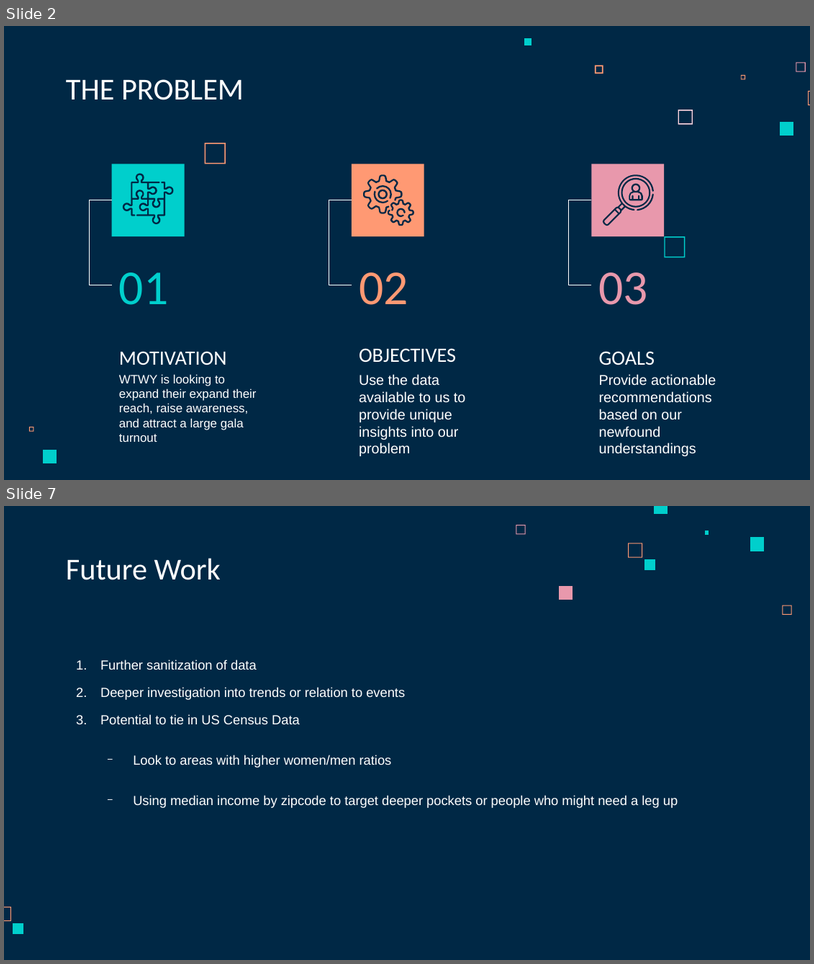
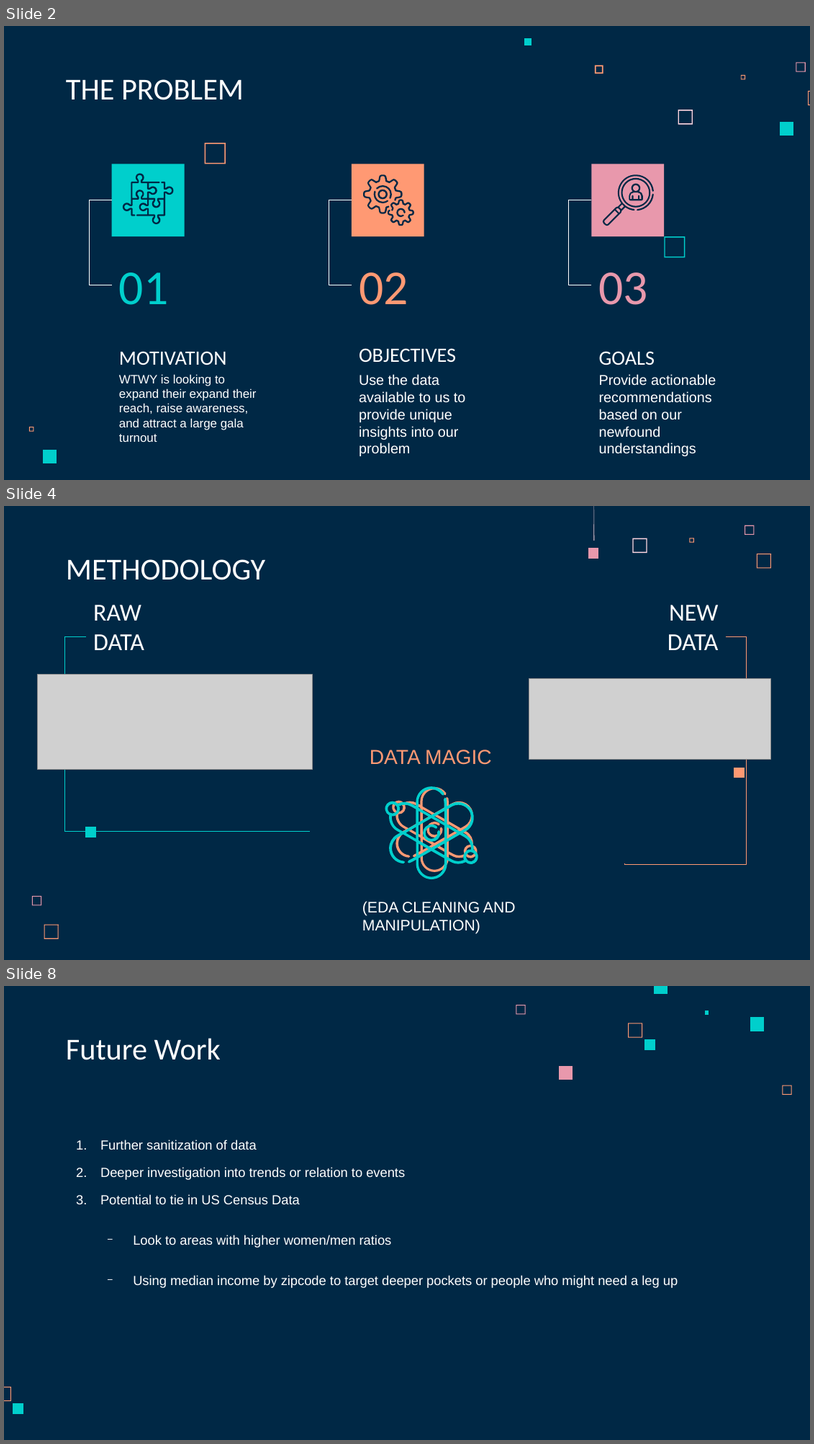
Before and after one commit to maneaterrbug/WTWY_metro_project_MR, a slide deck: deliverables/WTWY_Presentation.odp. Shown one above the other, each under a label of ours: slides 2 and 7 before the commit, slides 2, 4 and 8 after it; the slides between them are not shown. The pictures are 814x964 and 814x1444 pixels, drawn with LibreOffice and Linux fonts; fonts in the diff are those of the drawing; grey boxes stand for pictures. Boxes give left, top, right and bottom in pixels: in the first picture for what was removed or moved away, otherwise in the second. Text is boxed around its words. In the diff, an @@ line names an element or a change of style, - is before the commit and + after.

```diff
--- a/deliverables/WTWY_Presentation.odp
+++ b/deliverables/WTWY_Presentation.odp
@@ slide 4 added at (4,506,810,960), background #002845 @@
@@ freeform shape added at (594,506,594,541), fill #FFD6E1 @@
@@ freeform shape added at (746,525,755,535), fill #E898AC @@
@@ freeform shape added at (589,548,599,559), fill #E898AC @@
@@ freeform shape added at (633,538,648,553), fill #FFD6E1 @@
@@ freeform shape added at (690,538,694,543), fill #FF9973 @@
@@ title added at (66,559,265,580), 30 pt, text #FFFFFF @@
+METHODOLOGY
@@ freeform shape added at (757,554,772,568), fill #FF9973 @@
@@ title added at (93,605,144,650), 24 pt, text #FFFFFF @@
+RAW DATA
@@ title added at (668,605,719,650), 24 pt, text #FFFFFF @@
+NEW DATA
@@ elbow line added from (86, 637) to (311, 831), #00CFCC 0.74 pt @@
@@ elbow line added from (726, 637) to (625, 863), #FF9973 0.74 pt @@
@@ picture added at (38,674,313,770) @@
@@ picture added at (530,679,772,759) @@
@@ text added at (370,749,492,764), 20 pt, text #FF9973 @@
+DATA MAGIC
@@ freeform shape added at (384,786,481,879), fill #00CFCC @@
@@ freeform shape added at (734,767,746,778), fill #FF9973 @@
@@ freeform shape added at (392,787,480,872), fill #FF9973 @@
@@ freeform shape added at (85,826,96,837), fill #00CFCC @@
@@ freeform shape added at (423,824,441,842), fill #00CFCC @@
@@ freeform shape added at (427,821,443,837), fill #FF9973 @@
@@ freeform shape added at (32,896,41,906), fill #E898AC @@
@@ text added at (363,901,516,934), 15 pt, text #FFFFFF @@
+(EDA CLEANING AND MANIPULATION)
@@ freeform shape added at (44,924,59,939), fill #FF9973 @@
@@ what was slide 7 is now slide 8 @@
```
Also in this commit, not shown: 2 slides changed, 5 other slides added, 5 slides removed, 2 other files.
